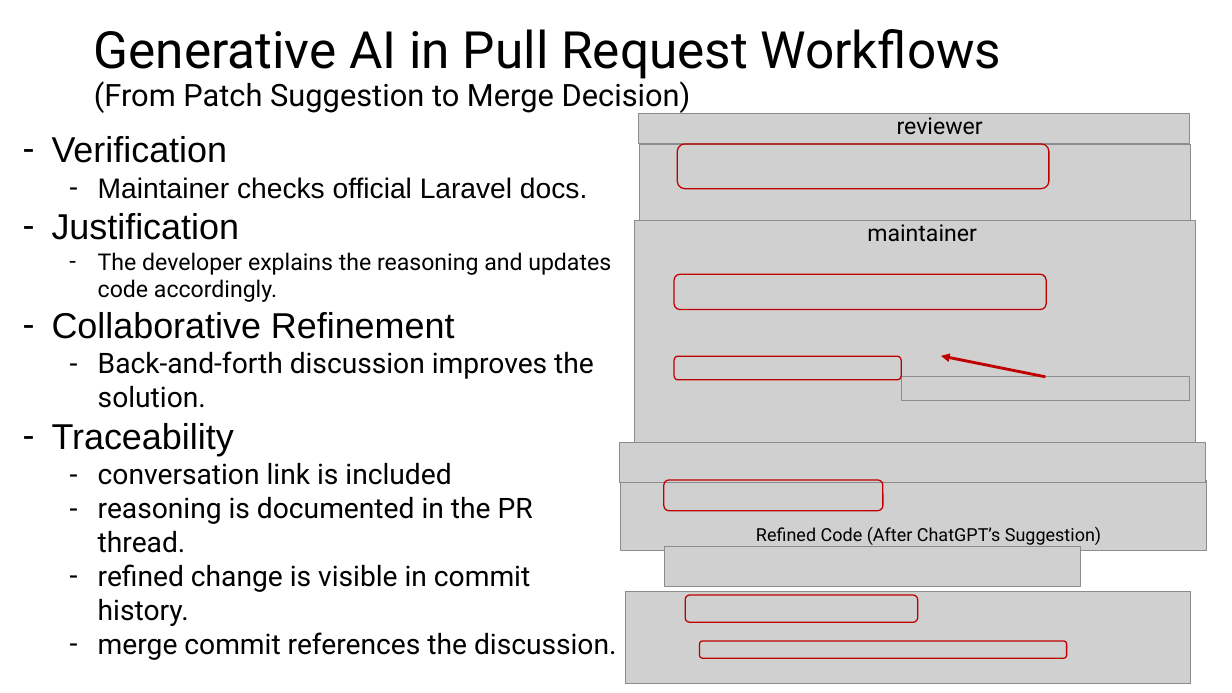
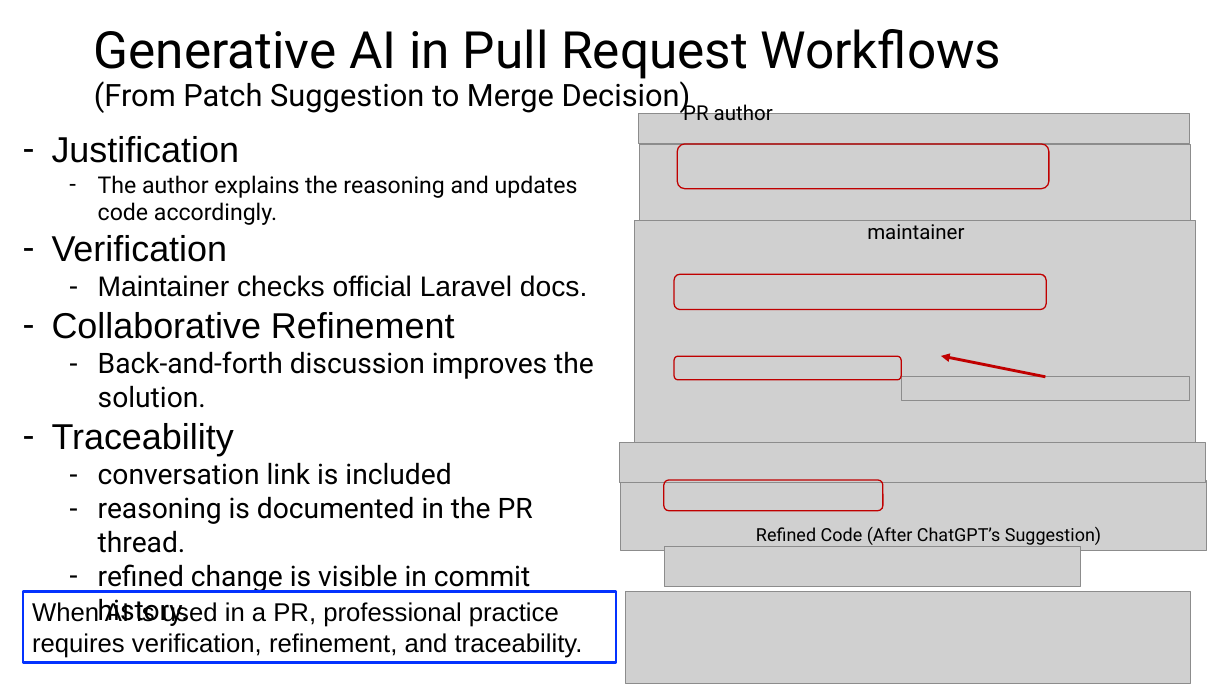
Before and after one commit to johnxu21/johnxu21.github.io, a slide deck: slide 5 of teaching/CS472/Timetable/LLM-V1.pptx. Drawn at 1232x693 pixels with LibreOffice and Linux fonts; fonts in the diff are those of the drawing; grey boxes stand for pictures. Boxes give left, top, right and bottom in pixels: in the first picture for what was removed or moved away, otherwise in the second. Text is boxed around its words. In the diff, an @@ line names an element or a change of style, - is before the commit and + after.

```diff
--- a/teaching/CS472/Timetable/LLM-V1.pptx
+++ b/teaching/CS472/Timetable/LLM-V1.pptx
@@ text added at [683, 101, 773, 120], 16 pt, text #000000 @@
+PR author
@@ text removed at [897, 117, 983, 134] @@
-reviewer
@@ text at [52, 136, 578, 225]: paragraphs added @@
+– Justification
+  – The author explains the reasoning and updates code accordingly.
@@ text at [52, 213, 611, 302]: paragraphs removed @@
-– Justification
-  – The developer explains the reasoning and updates code accordingly.
@@ text "maintainer" at [867, 220, 964, 239]: size 18 to 16 pt @@
@@ rectangle added at [23, 592, 616, 663], outline #0432FF 2.25 pt, 20 pt, text #000000 @@
+When AI is used in a PR, professional practice requires verification, refinement, and traceability.
@@ rounded rectangle removed at [686, 595, 919, 622] @@
@@ text at [98, 632, 617, 660]: paragraph removed @@
-  – merge commit references the discussion.
@@ rounded rectangle removed at [700, 641, 1067, 659] @@
```
Also in this commit, not shown: 9 other slides changed, 1 slide added, 1 slide removed.
